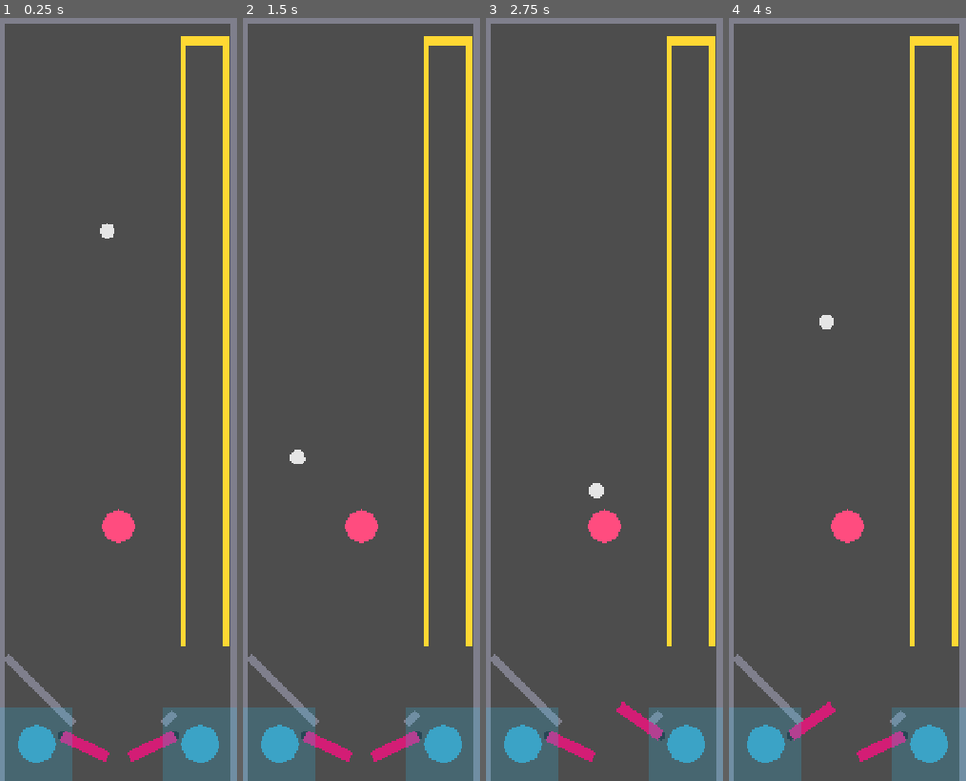
Above: before the commit, frames 1-4 (left to right).
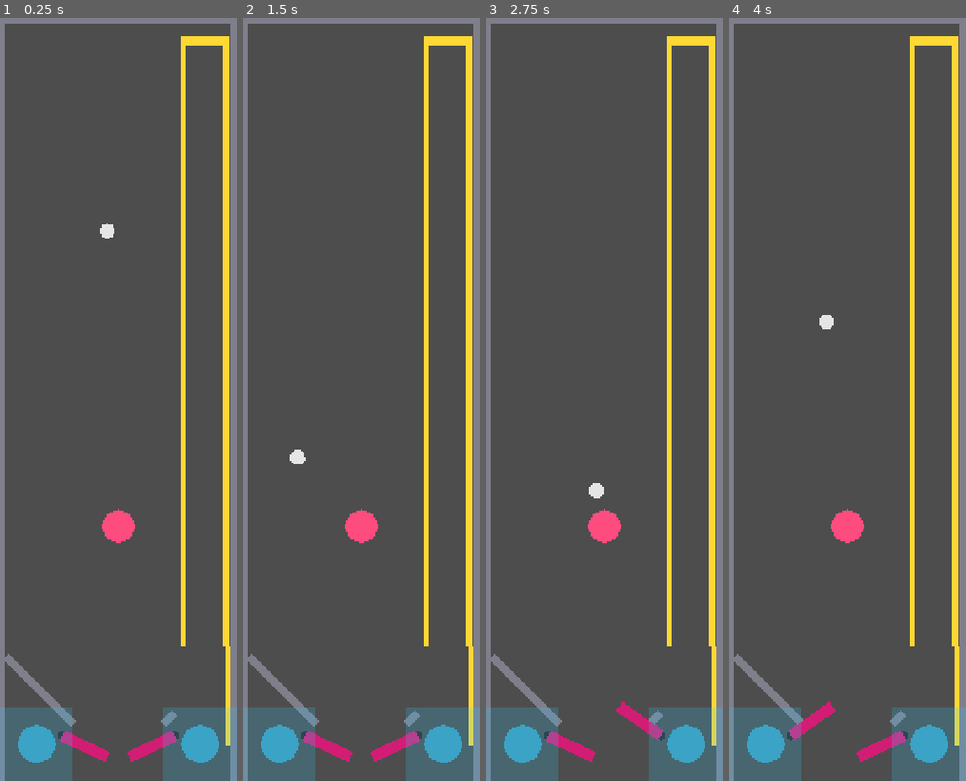
Above: after the commit, the same moments.

Repository: nobody174/pinball-adventure
Game: Godot game, scene res://core/physics/physics_prototype.tscn
The game is run twice, just before and just after one commit, with the same random seed, the same clock (stepped at 60 frames per second) and the same inputs.
Inputs (mouse positions are in pixels of both pictures, inside the frame that each line leads up to):
- Up to frame 1 (0.25 s): no input
- Up to frame 2 (1.5 s): tap Enter at 0.5 s; move the mouse to (413, 361) at 0.52 s; hold Right (flip_right) 0.53-1.25 s; tap Up (launch_ball) at 0.6 s; click (413, 361) at 0.67 s; drag from (314, 437) to (361, 529) at 1.27 s
- Up to frame 3 (2.75 s): move the mouse to (628, 231) at 2.02 s; hold Right (flip_right) from 2.03 s (still down); hold Shift from 2.03 s (still down)
- Up to frame 4 (4 s): release Right (flip_right) at 2.75 s; release Shift at 2.75 s; drag from (835, 552) to (776, 285) at 2.77 s; move the mouse to (918, 513) at 3.52 s; hold Left (flip_left) from 3.53 s (still down); tap Ctrl at 3.6 s

The runs differ from the first frame. In frame 1, 0.3% of the frame differs, in the area x 95-98%, y 82-96%; in frame 2, 0.3%; in frame 3, 0.3%; in frame 4, 0.3%.

Commit message:
fix(ramp): close the drain gap the RightGuide shortening opened up
Designer caught this live while Cowork was mid-playtest: shortening
RightGuide (previous commit) fixed the ramp-blocking bug but left the
whole area under the ramp mouth (x~310-405, y=460-620) with no
geometry at all except the small outlane post -- exactly the
tradeoff flagged in that commit as worth watching. Ball had nothing
to hit in that zone and just fell straight through to the drain.

Added a vertical wall (OuterWallExtension) flush with the ramp's
OuterWall, running from y=460 (ramp mouth, where OuterWall ends) down
to y=638 (the outlane post) -- closes the gap into a proper outlane
channel instead of open void, without touching the ramp corridor
itself or the right flipper (whose arm only reaches x=220-310,
nowhere near x=405).

Not restarting the editor for this one -- Cowork is actively
mid-session, don't want to interrupt a live test again.

65/65 tests passing.

Diff:
--- a/core/physics/physics_prototype.tscn
+++ b/core/physics/physics_prototype.tscn
@@ -23,6 +23,9 @@
 [sub_resource type="RectangleShape2D" id="RectangleShape2D_ramp_cap"]
 size = Vector2(85, 16)
 
+[sub_resource type="RectangleShape2D" id="RectangleShape2D_outlane_wall"]
+size = Vector2(10, 178)
+
 [sub_resource type="RectangleShape2D" id="RectangleShape2D_guide"]
 size = Vector2(169.7, 14)
 
@@ -113,6 +116,15 @@
 position = Vector2(362.5, -608)
 color = Color(1, 0.85, 0.2, 1)
 polygon = PackedVector2Array(-42.5, -8, 42.5, -8, 42.5, 8, -42.5, 8)
+
+[node name="OuterWallExtension" type="CollisionShape2D" parent="Ramp" unique_id=3182004413]
+position = Vector2(405, 549)
+shape = SubResource("RectangleShape2D_outlane_wall")
+
+[node name="OuterWallExtensionSprite" type="Polygon2D" parent="Ramp" unique_id=3182004414]
+position = Vector2(405, 549)
+color = Color(1, 0.85, 0.2, 1)
+polygon = PackedVector2Array(-5, -89, 5, -89, 5, 89, -5, 89)
 
 [node name="Guides" type="StaticBody2D" parent="." unique_id=1736905529]
 
